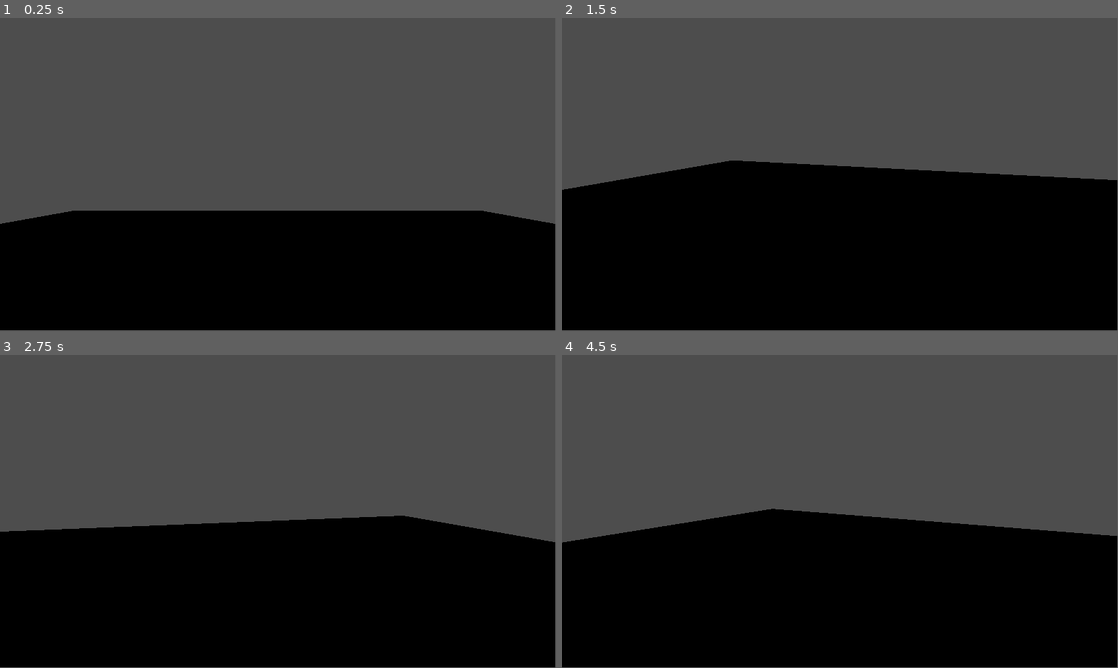
Above: before the commit, frames 1-4 (two rows, left to right).
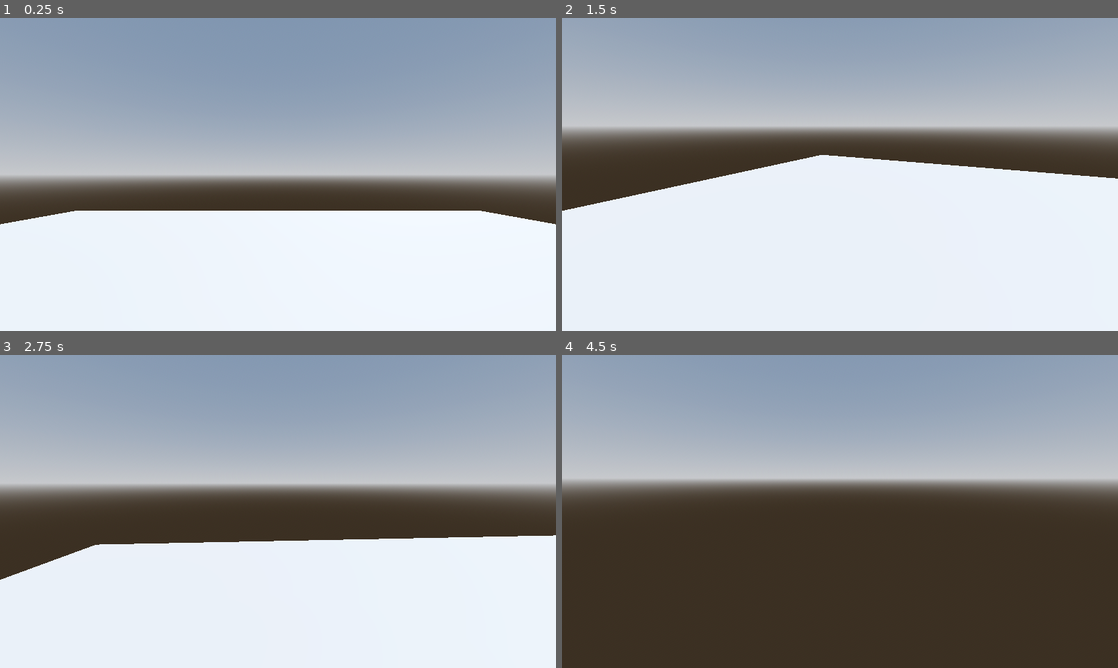
Above: after the commit, the same moments.

Repository: SaasKu/Project-Levantes
Game: Godot game, scene res://world.tscn
The game is run twice, just before and just after one commit, with the same random seed, the same clock (stepped at 60 frames per second) and the same inputs.
Inputs (mouse positions are in pixels of both pictures, inside the frame that each line leads up to):
- Up to frame 1 (0.25 s): no input
- Up to frame 2 (1.5 s): tap Enter at 0.5 s; move the mouse to (962, 158) at 0.52 s; hold D (right, bound only after the commit) 0.53-1.28 s; tap Space (jump, bound only after the commit) at 0.6, 0.77, 1.07, 1.35 s; click (962, 158) at 0.67 s; move the mouse to (812, 174) at 1.27 s; hold W (up, bound only after the commit) from 1.28 s (still down)
- Up to frame 3 (2.75 s): keep holding W (up, bound only after the commit); tap Space (jump, bound only after the commit) at 1.52, 1.82, 2.1 s; move the mouse to (289, 505) at 2.02 s
- Up to frame 4 (4.5 s): keep holding W (up, bound only after the commit); move the mouse to (834, 514) at 2.77 s; tap Space (jump, bound only after the commit) at 2.85, 3.02, 3.32, 3.6, 3.77, 4.07, 4.25, 4.35 s; move the mouse to (878, 514) at 3.52 s; move the mouse to (795, 508) at 4.27 s
In our replay, the window is 799x449 before the commit and 800x450 after it. These sizes can differ from the game's own. Grey fills any space a smaller window leaves; there, only what the larger window draws over its background counts as a difference.

The runs differ from the first frame. In frame 1, 97% of the frame differs, in the area x 0-100%, y 0-100%; in frame 2, 97%; in frame 3, 97%; in frame 4, 97%.

Commit message:
Added basic movement

Diff:
--- a/CharacterController/character_controller.gd
+++ b/CharacterController/character_controller.gd
@@ -1,6 +1,22 @@
 extends CharacterBody3D
 
 @export var look_sens: float = 0.006
+@export var jump_velocity := 6.0
+@export var bhop_on := true
+@export var walk_speed := 7.0
+
+const HEADBOB_SWAY_AMOUNT = 0.05
+const HEADBOB_FREQ = 2.5
+var headbob_time = 0.0
+
+@export var air_cap := 0.85
+@export var air_accel := 880.0
+@export var air_move_speed := 500.0
+
+var wish_dir := Vector3.ZERO
+
+func get_move_speed() -> float:
+	return walk_speed
 
 func _ready():
 	for child in %WorldModel.find_children("*", "VisualInstance3D"):
@@ -21,9 +37,44 @@
 
 
 
+func _headbob_effect(delta):
+	headbob_time += delta * self.velocity.length()
+	%Camera3D.transform.origin * Vector3(
+		cos(headbob_time * HEADBOB_FREQ * 0.5) * HEADBOB_SWAY_AMOUNT,
+		sin(headbob_time * HEADBOB_FREQ) * HEADBOB_SWAY_AMOUNT,
+		0,
+	)
+func _process(delta):
+	pass
+
+func _handle_air_physics(delta) -> void:
+	self.velocity.y -= ProjectSettings.get_setting("physics/3d/default_gravity") * delta
+
+	var cur_speed_in_wish_dir = self.velocity.dot(wish_dir)
+
+	var max_speed = min((air_move_speed * wish_dir).length(), air_cap)
+
+	var add_speed_till_max = max_speed - cur_speed_in_wish_dir
+	if add_speed_till_max > 0:
+		var accel_speed = air_accel * air_move_speed * delta
+		accel_speed = min(accel_speed, add_speed_till_max)
+		self.velocity += accel_speed * wish_dir
+
+
+func _handle_ground_physics(delta) -> void:
+	self.velocity.x = wish_dir.x * get_move_speed()
+	self.velocity.z = wish_dir.z * get_move_speed()
+	_headbob_effect(delta)
 
 func _physics_process(delta):
-	pass
+	var input_dir = Input.get_vector("left", "right", "up", "down").normalized()
+	wish_dir = self.global_transform.basis * Vector3(input_dir.x, 0., input_dir.y)
 
-func _process(delta):
-	pass
+	if is_on_floor():
+		if Input.is_action_just_pressed("jump"):
+			self.velocity.y = jump_velocity
+		_handle_ground_physics(delta)
+	else:
+		_handle_air_physics(delta)
+
+	move_and_slide()
--- a/project.godot
+++ b/project.godot
@@ -14,3 +14,41 @@
 run/main_scene="res://world.tscn"
 config/features=PackedStringArray("4.2", "Forward Plus")
 config/icon="res://icon.svg"
+
+[display]
+
+window/size/viewport_width=1280
+window/size/viewport_height=720
+
+[input]
+
+left={
+"deadzone": 0.5,
+"events": [Object(InputEventKey,"resource_local_to_scene":false,"resource_name":"","device":-1,"window_id":0,"alt_pressed":false,"shift_pressed":false,"ctrl_pressed":false,"meta_pressed":false,"pressed":false,"keycode":0,"physical_keycode":65,"key_label":0,"unicode":97,"echo":false,"script":null)
+, Object(InputEventJoypadMotion,"resource_local_to_scene":false,"resource_name":"","device":-1,"axis":0,"axis_value":-1.0,"script":null)
+]
+}
+right={
+"deadzone": 0.5,
+"events": [Object(InputEventKey,"resource_local_to_scene":false,"resource_name":"","device":-1,"window_id":0,"alt_pressed":false,"shift_pressed":false,"ctrl_pressed":false,"meta_pressed":false,"pressed":false,"keycode":0,"physical_keycode":68,"key_label":0,"unicode":100,"echo":false,"script":null)
+]
+}
+up={
+"deadzone": 0.5,
+"events": [Object(InputEventKey,"resource_local_to_scene":false,"resource_name":"","device":-1,"window_id":0,"alt_pressed":false,"shift_pressed":false,"ctrl_pressed":false,"meta_pressed":false,"pressed":false,"keycode":0,"physical_keycode":87,"key_label":0,"unicode":119,"echo":false,"script":null)
+]
+}
+down={
+"deadzone": 0.5,
+"events": [Object(InputEventKey,"resource_local_to_scene":false,"resource_name":"","device":-1,"window_id":0,"alt_pressed":false,"shift_pressed":false,"ctrl_pressed":false,"meta_pressed":false,"pressed":false,"keycode":0,"physical_keycode":83,"key_label":0,"unicode":115,"echo":false,"script":null)
+]
+}
+jump={
+"deadzone": 0.5,
+"events": [Object(InputEventKey,"resource_local_to_scene":false,"resource_name":"","device":-1,"window_id":0,"alt_pressed":false,"shift_pressed":false,"ctrl_pressed":false,"meta_pressed":false,"pressed":false,"keycode":0,"physical_keycode":32,"key_label":0,"unicode":32,"echo":false,"script":null)
+]
+}
+
+[physics]
+
+3d/default_gravity=12.0
--- a/world.tscn
+++ b/world.tscn
@@ -1,13 +1,41 @@
-[gd_scene load_steps=3 format=3 uid="uid://dwkxlbr2q60nh"]
+[gd_scene load_steps=7 format=3 uid="uid://dwkxlbr2q60nh"]
 
 [ext_resource type="PackedScene" uid="uid://cfde4dumfslig" path="res://CharacterController/character_controller.tscn" id="1_n1d02"]
 
+[sub_resource type="ProceduralSkyMaterial" id="ProceduralSkyMaterial_p6h5i"]
+sky_horizon_color = Color(0.64625, 0.65575, 0.67075, 1)
+ground_horizon_color = Color(0.64625, 0.65575, 0.67075, 1)
+
+[sub_resource type="Sky" id="Sky_mm45y"]
+sky_material = SubResource("ProceduralSkyMaterial_p6h5i")
+
+[sub_resource type="Environment" id="Environment_tsyuw"]
+background_mode = 2
+sky = SubResource("Sky_mm45y")
+tonemap_mode = 2
+glow_enabled = true
+
 [sub_resource type="PlaneMesh" id="PlaneMesh_io3ih"]
 
+[sub_resource type="ConcavePolygonShape3D" id="ConcavePolygonShape3D_talri"]
+data = PackedVector3Array(1, 0, 1, -1, 0, 1, 1, 0, -1, -1, 0, 1, -1, 0, -1, 1, 0, -1)
+
 [node name="Node3D" type="Node3D"]
+
+[node name="WorldEnvironment" type="WorldEnvironment" parent="."]
+environment = SubResource("Environment_tsyuw")
+
+[node name="DirectionalLight3D" type="DirectionalLight3D" parent="."]
+transform = Transform3D(-0.866025, -0.433013, 0.25, 0, 0.5, 0.866025, -0.5, 0.75, -0.433013, 0, 5.26269, 0)
+shadow_enabled = true
 
 [node name="MeshInstance3D" type="MeshInstance3D" parent="."]
 transform = Transform3D(10, 0, 0, 0, 10, 0, 0, 0, 10, 0, 0, 0)
 mesh = SubResource("PlaneMesh_io3ih")
 
+[node name="StaticBody3D" type="StaticBody3D" parent="MeshInstance3D"]
+
+[node name="CollisionShape3D" type="CollisionShape3D" parent="MeshInstance3D/StaticBody3D"]
+shape = SubResource("ConcavePolygonShape3D_talri")
+
 [node name="CharacterBody3D" parent="." instance=ExtResource("1_n1d02")]
